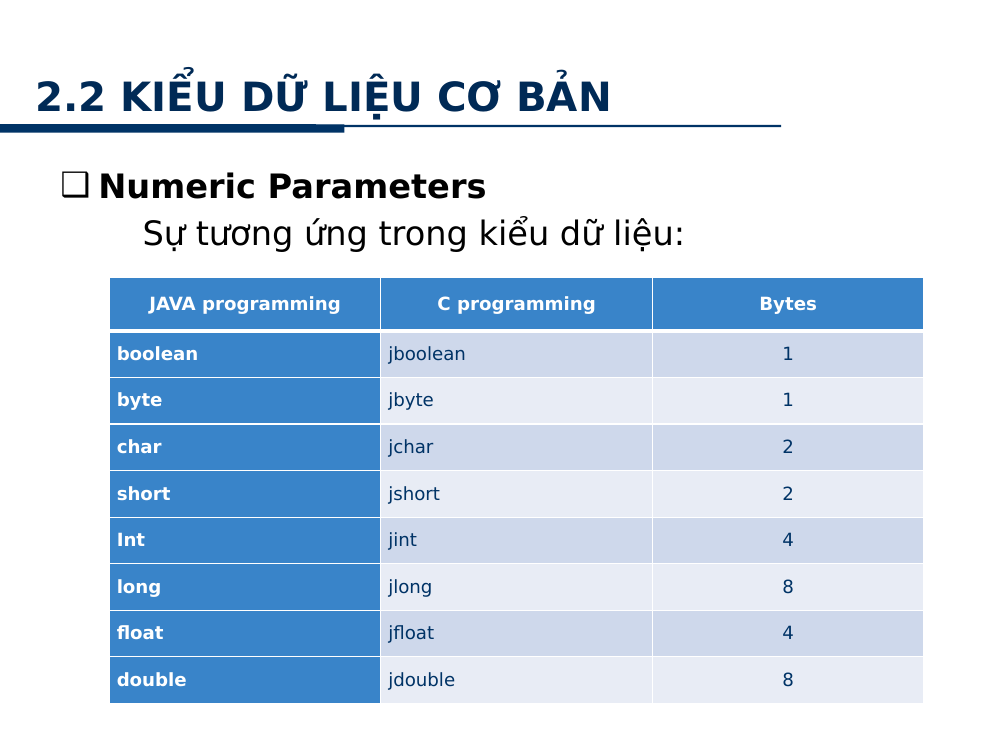
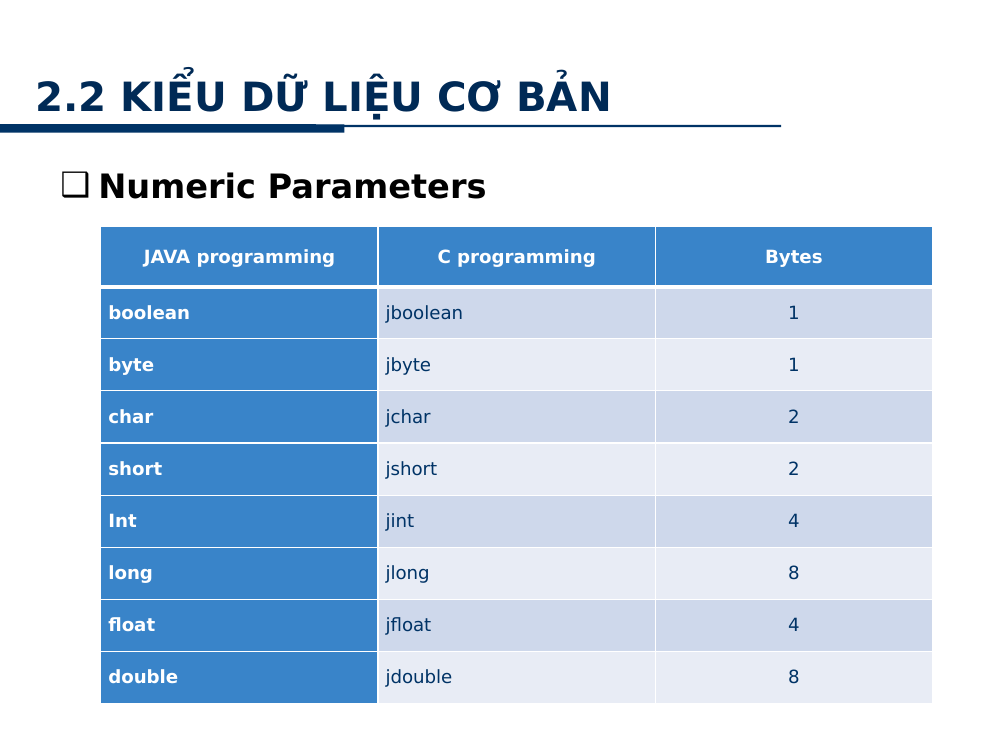
Before and after one commit to minhkhanh/UofS-Java, a slide deck: slide 11 of Seminar_JNI/Slide_00.pptx. Drawn at 1008x756 pixels with LibreOffice and Linux fonts; fonts in the diff are those of the drawing; background and template pictures are left out. Boxes give left, top, right and bottom in pixels: in the first picture for what was removed or moved away, otherwise in the second. Text is boxed around its words. In the diff, an @@ line names an element or a change of style, - is before the commit and + after.

```diff
--- a/Seminar_JNI/Slide_00.pptx
+++ b/Seminar_JNI/Slide_00.pptx
@@ table: place and size @@
-table at [109,277,922,704]
+table at [101,227,932,704]
@@ text at [143,217,685,252]: paragraph removed @@
-Sự tương ứng trong kiểu dữ liệu:
```
Also in this commit, not shown: 15 other slides changed, 1 slide removed.
